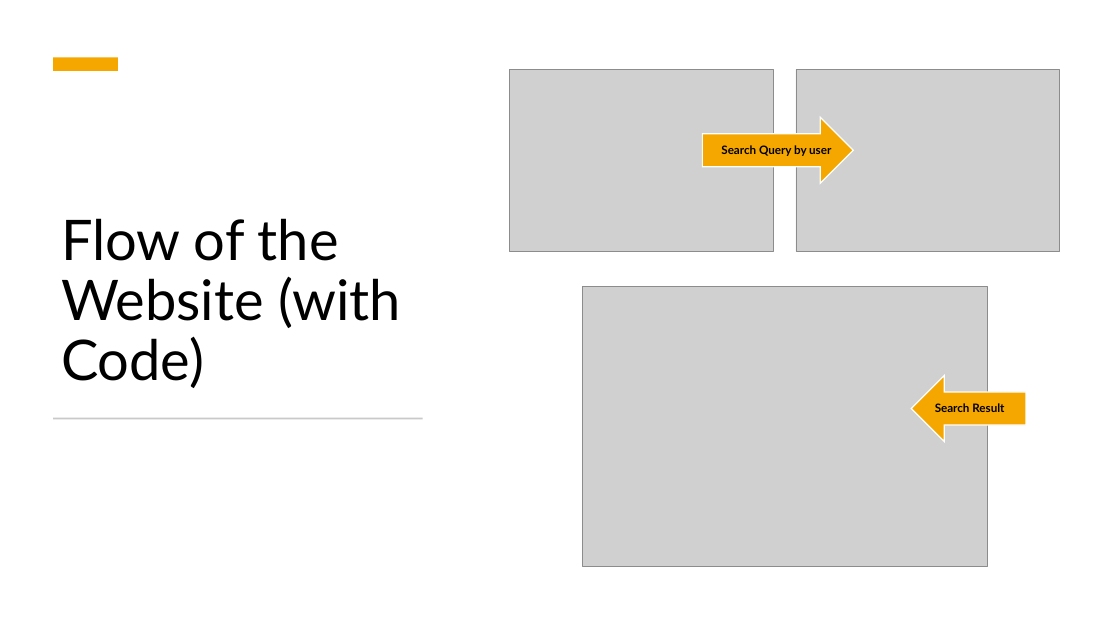
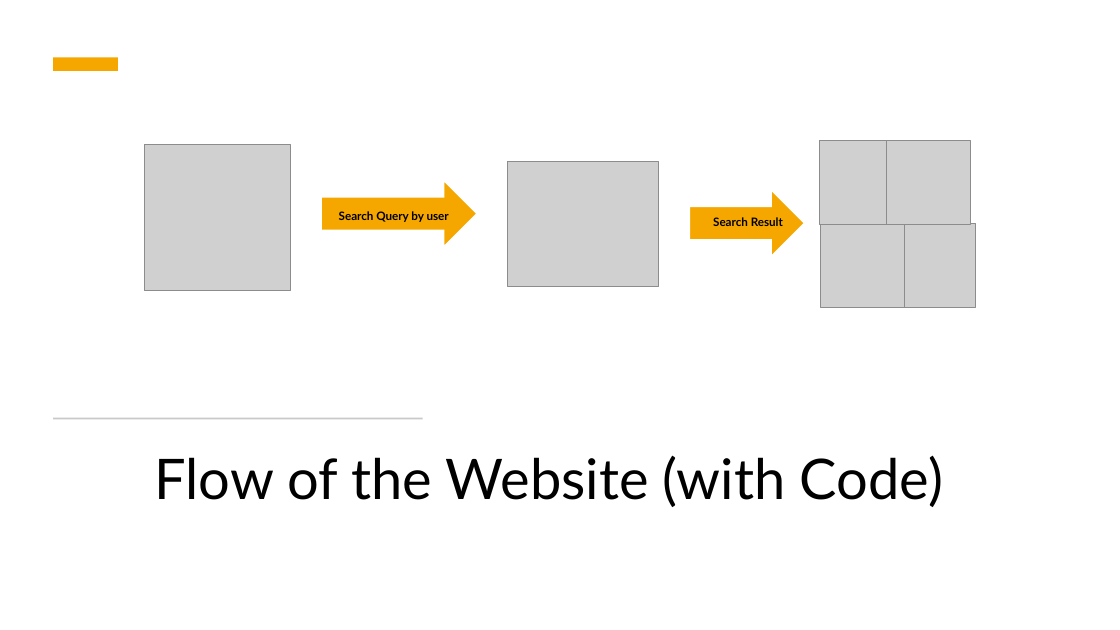
Before and after one commit to KomeOn/news-corner, a slide deck: slide 10 of src/News-corner.pptx. Drawn at 1120x630 pixels with LibreOffice and Linux fonts; fonts in the diff are those of the drawing; grey boxes stand for pictures. Boxes give left, top, right and bottom in pixels: in the first picture for what was removed or moved away, otherwise in the second. Text is boxed around its words. In the diff, an @@ line names an element or a change of style, - is before the commit and + after.

```diff
--- a/src/News-corner.pptx
+++ b/src/News-corner.pptx
@@ picture removed at (510,70,774,252) @@
@@ picture removed at (797,70,1060,252) @@
@@ picture added at (145,145,291,291) @@
@@ group added at (820,141,976,308): 4 pictures @@
@@ picture added at (508,162,660,287) @@
@@ right arrow: place and size @@
-right arrow at (702,118,854,184)
+right arrow at (322,181,477,247)
@@ text "Search Query by user": place and size @@
-text "Search Query by user" at (721,145,831,156)
+text "Search Query by user" at (339,211,449,222)
@@ left arrow at (690,190,804,256): rotation 0 to 180 degrees @@
@@ text "Search Result": place and size @@
-text "Search Result" at (935,403,1004,412)
+text "Search Result" at (713,217,783,226)
@@ picture removed at (582,287,987,566) @@
@@ title "Flow of the Website (with ...": place and size @@
-title "Flow of the Website (with ..." at (61,218,401,388)
+title "Flow of the Website (with ..." at (154,455,943,507)
@@ title "Flow of the Website (with ..." at (154,455,943,507): alignment left to centre @@
```
Also in this commit, not shown: 10 other slides changed, 8 slides added, 1 slide removed, 1 other file.
